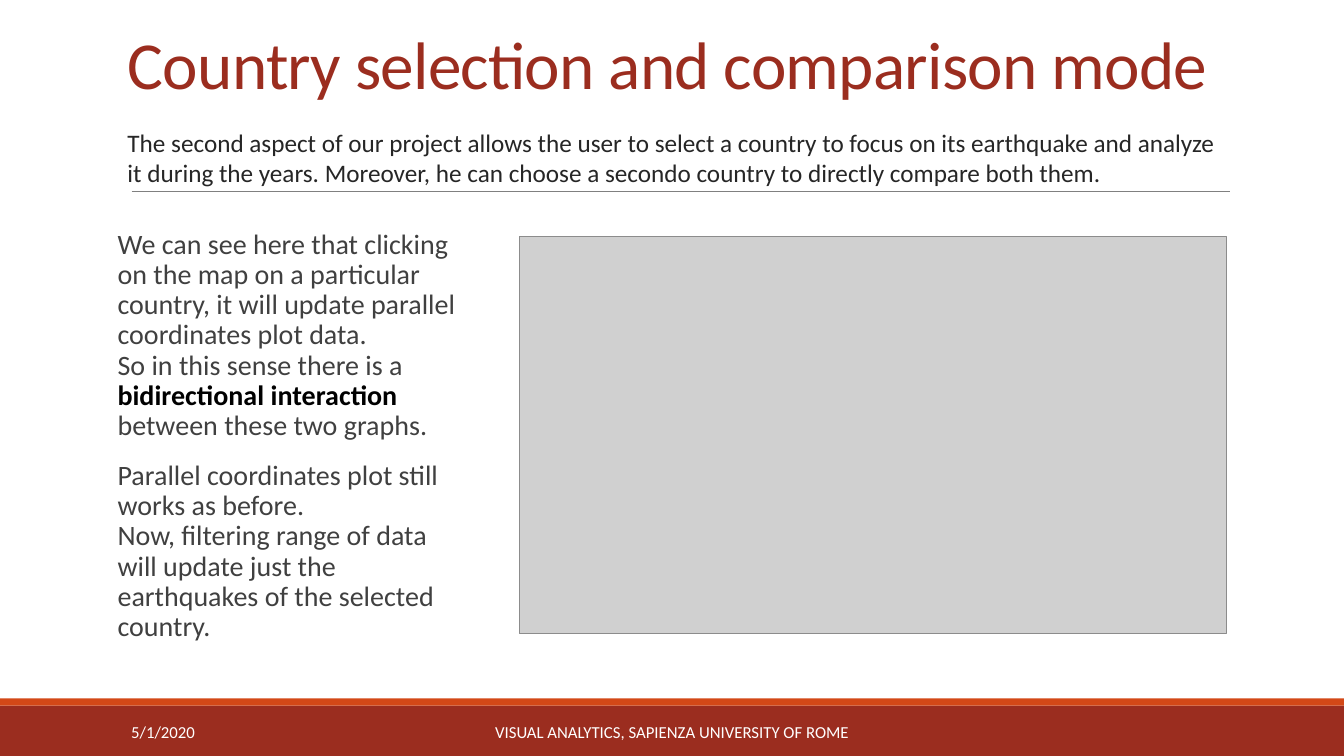
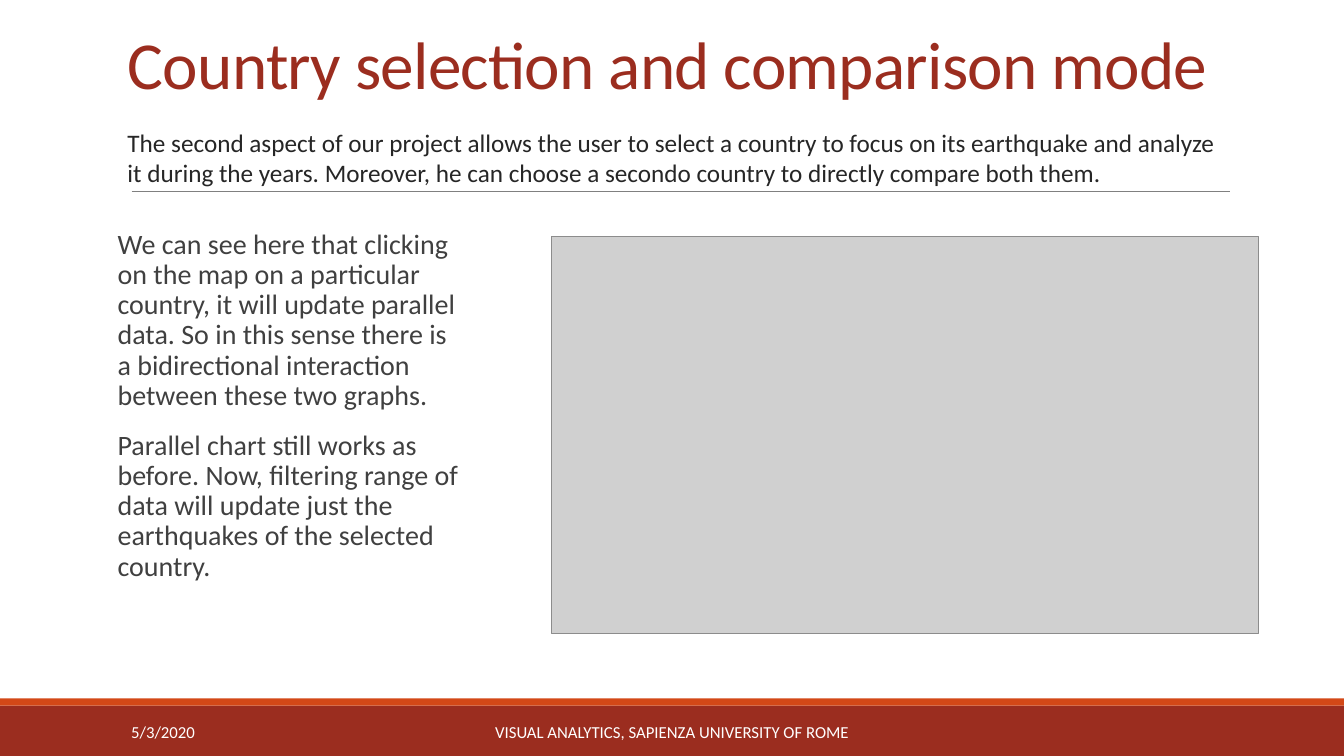
Before and after one commit to michaelcapponi/EarthquakesVA, a slide deck: slide 8 of docs/slides.pptx. Drawn at 1344x756 pixels with LibreOffice and Linux fonts; fonts in the diff are those of the drawing; grey boxes stand for pictures. Boxes give left, top, right and bottom in pixels: in the first picture for what was removed or moved away, otherwise in the second. Text is boxed around its words. In the diff, an @@ line names an element or a change of style, - is before the commit and + after.

```diff
--- a/docs/slides.pptx
+++ b/docs/slides.pptx
@@ text at (118,234,458,581): text changed @@
-We can see here that clicking on the map on a particular country, it will update parallel coordinates plot data.
-So in this sense there is a bidirectional interaction between these two graphs.
-Parallel coordinates plot still works as before.
-Now, filtering range of data will update just the earthquakes of the selected country.
+We can see here that clicking on the map on a particular country, it will update parallel data. So in this sense there is a bidirectional interaction between these two graphs.
+Parallel chart still works as before. Now, filtering range of data will update just the earthquakes of the selected country.
@@ picture: place and size @@
-picture at (519,236,1227,633)
+picture at (552,236,1259,633)
@@ text at (131,726,195,739): text changed @@
-5/1/2020
+5/3/2020
```
Also in this commit, not shown: 9 other slides changed, 4 other files.
